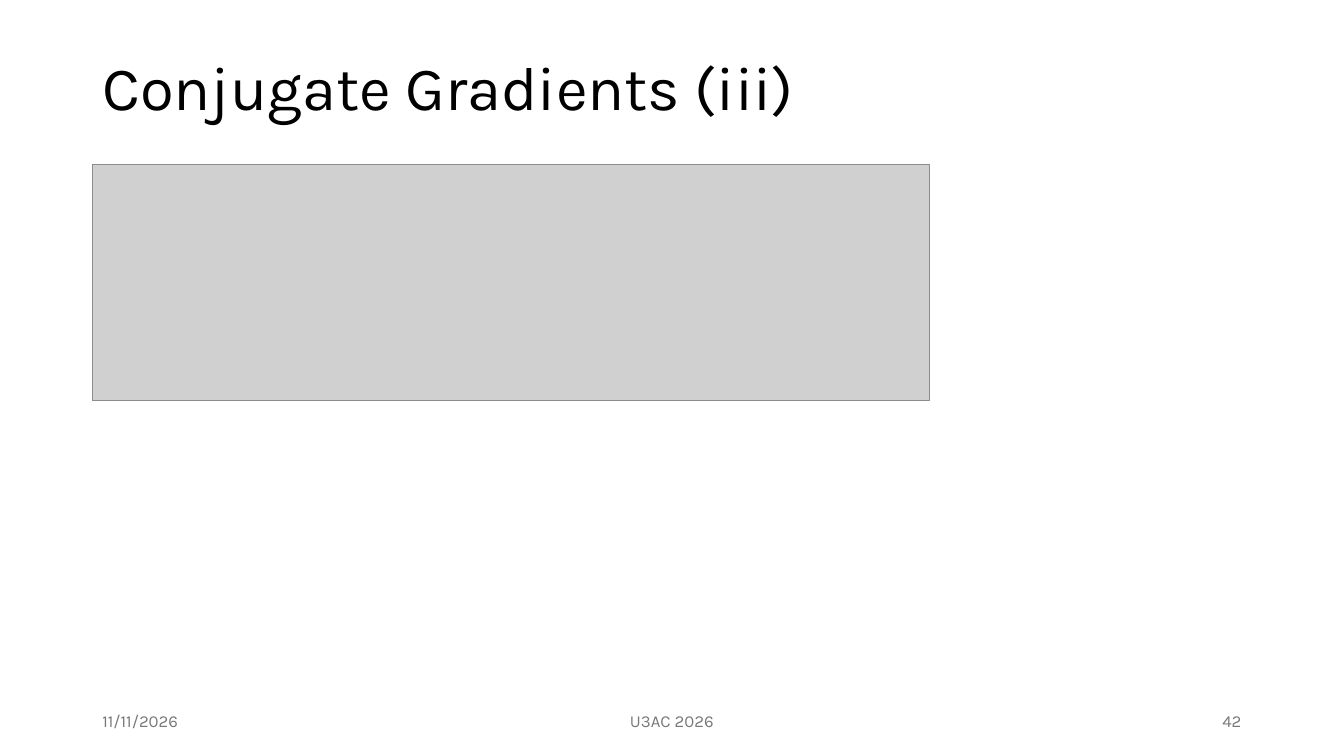
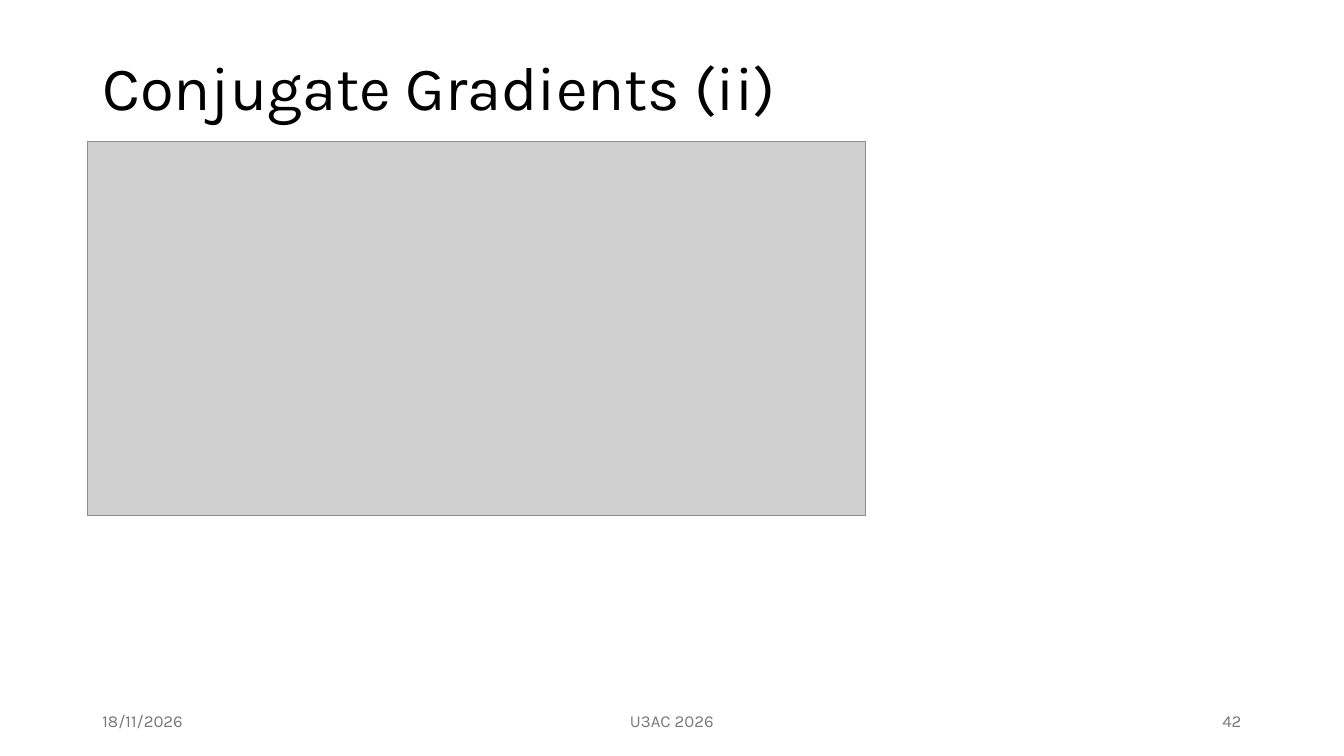
Before and after one commit to mm002a/U3AC, a slide deck: slide 42 of MTH04/U3AC.Lec2.pptx. Drawn at 1344x756 pixels with LibreOffice and Linux fonts; fonts in the diff are those of the drawing; grey boxes stand for pictures. Boxes give left, top, right and bottom in pixels: in the first picture for what was removed or moved away, otherwise in the second. Text is boxed around its words. In the diff, an @@ line names an element or a change of style, - is before the commit and + after.

```diff
--- a/MTH04/U3AC.Lec2.pptx
+++ b/MTH04/U3AC.Lec2.pptx
@@ title at (x1=102, y1=65, x2=775, y2=125): text changed @@
-Conjugate Gradients (iii)
+Conjugate Gradients (ii)
@@ picture resized from (x1=93, y1=164, x2=930, y2=401) to (x1=87, y1=141, x2=866, y2=515) @@
@@ text at (x1=102, y1=715, x2=182, y2=728): text changed @@
-11/11/2026
+18/11/2026
```
Also in this commit, not shown: 42 other slides changed.
